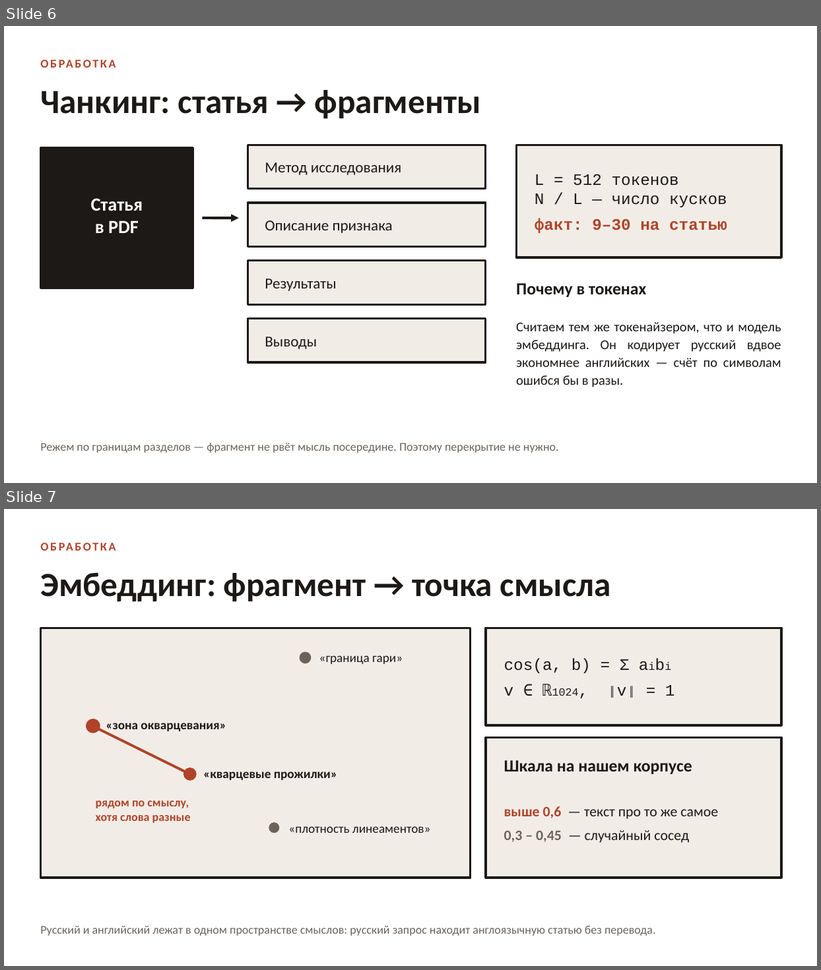
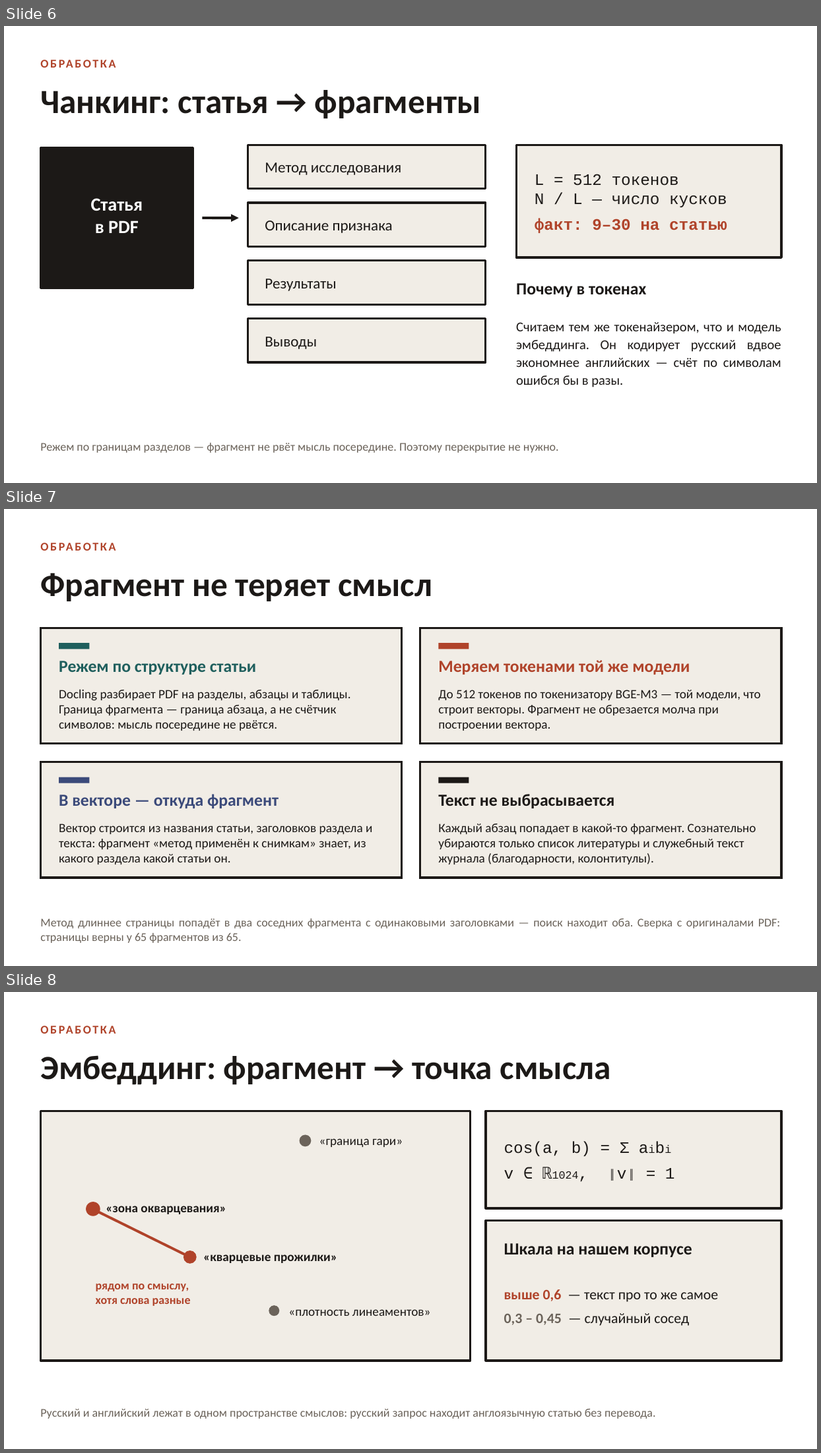
Before and after one commit to janfik200-prog/BZ, a slide deck: 06.10.2026.pptx. Shown one above the other, each under a label of ours: slides 6 and 7 before the commit, slides 6, 7 and 8 after it. The pictures are 821x970 and 821x1453 pixels, drawn with LibreOffice and Linux fonts; fonts in the diff are those of the drawing. Boxes give left, top, right and bottom in pixels: in the first picture for what was removed or moved away, otherwise in the second. Text is boxed around its words. In the diff, an @@ line names an element or a change of style, - is before the commit and + after.

```diff
--- a/06.10.2026.pptx
+++ b/06.10.2026.pptx
@@ slide 7 added at (4,509,817,966), background #FFFFFF @@
@@ text added at (40,537,781,555), 14 pt, text #B0432A, bold @@
+ОБРАБОТКА
@@ text added at (40,573,432,601), 40 pt, text #1C1917, bold @@
+Фрагмент не теряет смысл
@@ rectangle added at (40,628,402,744), fill #F1EDE6, outline #1C1917 2.5 pt @@
@@ rectangle added at (59,643,89,650), fill #1F5F5D @@
@@ rectangle added at (420,628,781,744), fill #F1EDE6, outline #1C1917 2.5 pt @@
@@ rectangle added at (438,643,469,650), fill #B0432A @@
@@ text added at (59,661,256,675), 20 pt, text #1F5F5D, bold @@
+Режем по структуре статьи
@@ text added at (438,660,690,675), 20 pt, text #B0432A, bold @@
+Меряем токенами той же модели
@@ text added at (59,689,351,731), 15 pt, text #1C1917 @@
+Docling разбирает PDF на разделы, абзацы и таблицы. Граница фрагмента — граница абзаца, а не счётчик символов: мысль посередине не рвётся.
@@ text added at (438,690,760,731), 15 pt, text #1C1917 @@
+До 512 токенов по токенизатору BGE-M3 — той модели, что строит векторы. Фрагмент не обрезается молча при построении вектора.
@@ rectangle added at (40,762,402,878), fill #F1EDE6, outline #1C1917 2.5 pt @@
@@ rectangle added at (420,762,781,878), fill #F1EDE6, outline #1C1917 2.5 pt @@
@@ rectangle added at (59,778,89,784), fill #3B4A7A @@
@@ rectangle added at (438,778,469,784), fill #1C1917 @@
@@ text added at (59,794,279,809), 20 pt, text #3B4A7A, bold @@
+В векторе — откуда фрагмент
@@ text added at (438,794,615,809), 20 pt, text #1C1917, bold @@
+Текст не выбрасывается
@@ text added at (59,824,372,865), 15 pt, text #1C1917 @@
+Вектор строится из названия статьи, заголовков раздела и текста: фрагмент «метод применён к снимкам» знает, из какого раздела какой статьи он.
@@ text added at (438,824,756,865), 15 pt, text #1C1917 @@
+Каждый абзац попадает в какой-то фрагмент. Сознательно убираются только список литературы и служебный текст журнала (благодарности, колонтитулы).
@@ text added at (40,919,780,943), 14 pt, text #6B635A @@
+Метод длиннее страницы попадёт в два соседних фрагмента с одинаковыми заголовками — поиск находит оба. Сверка с оригиналами PDF: страницы верны у 65 фрагментов из 65.
@@ what was slide 7 is now slide 8 @@
```
Also in this commit, not shown: 2 slides changed, 4 other slides added, 3 other files.
